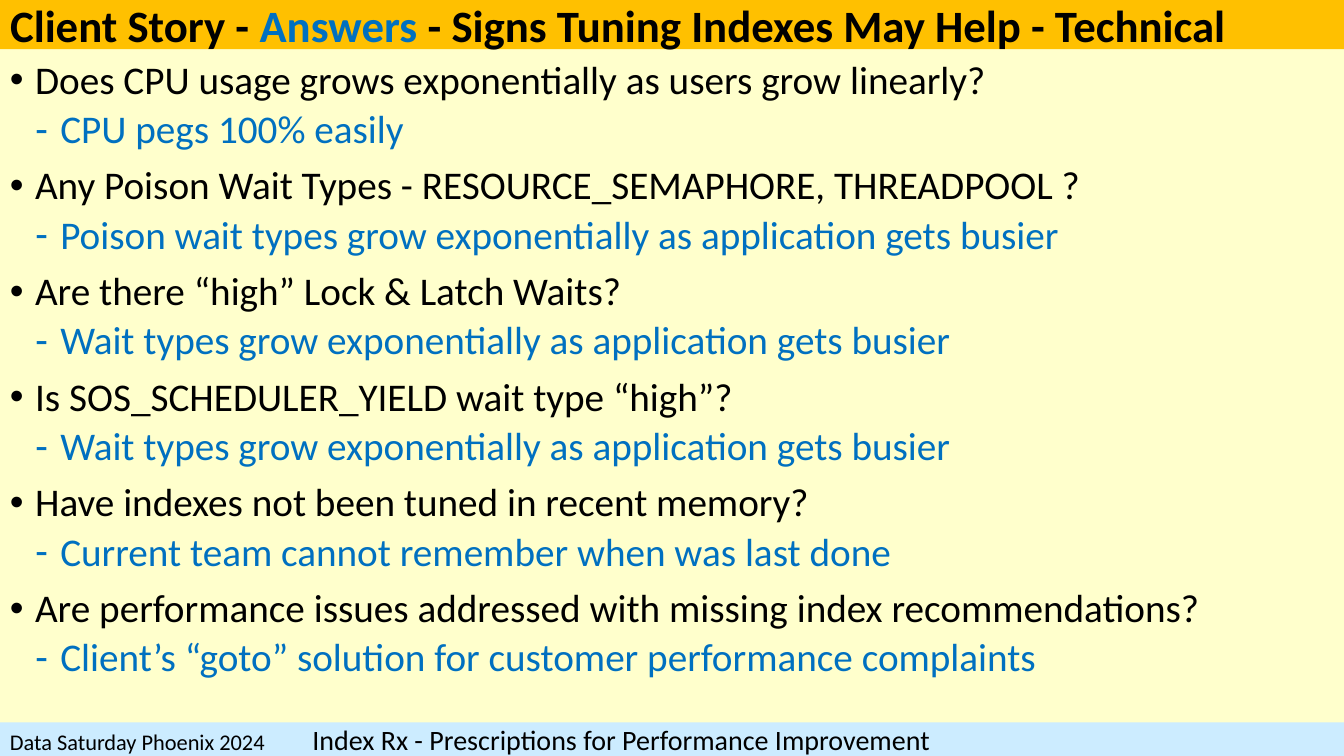
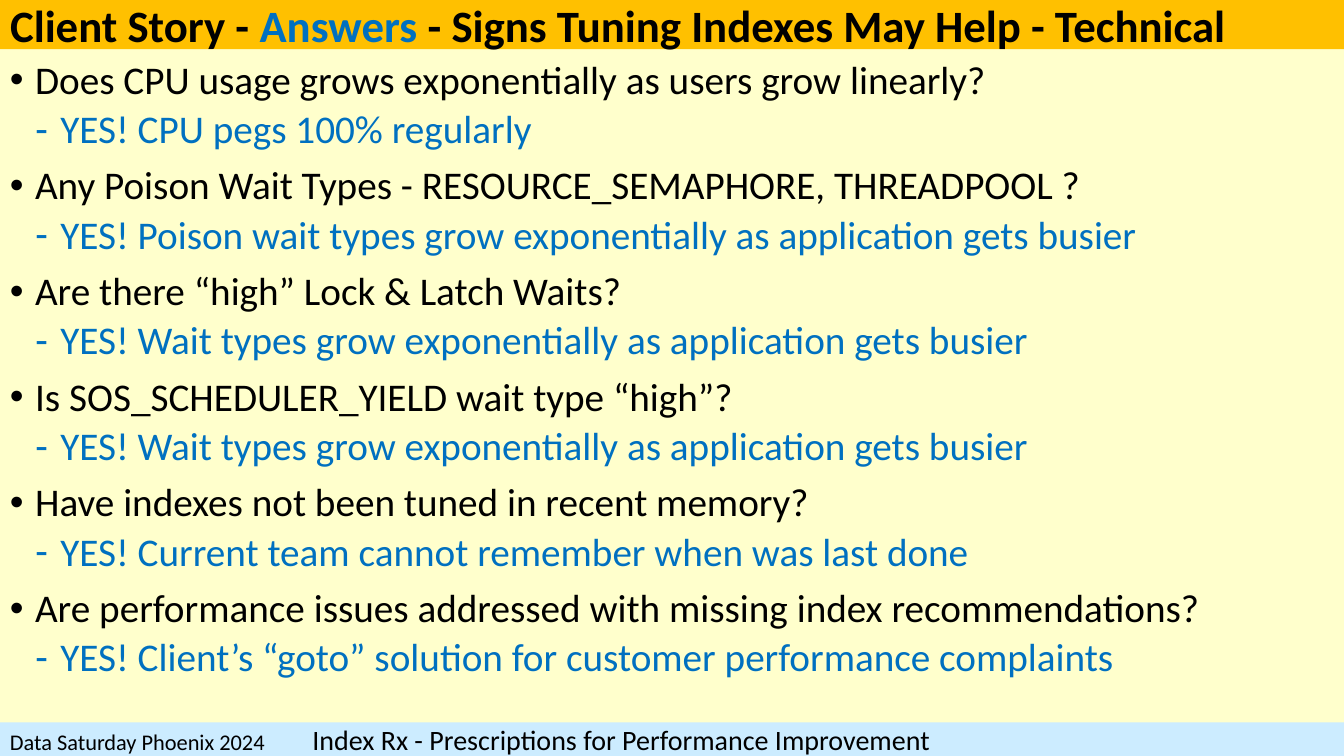
Before and after one commit to SQLXL/SQLXL, a slide deck: slide 9 of SQLXL_Index.pptx (slide 12 before the commit). Drawn at 1344x756 pixels with LibreOffice and Linux fonts; fonts in the diff are those of the drawing. Boxes give left, top, right and bottom in pixels: in the first picture for what was removed or moved away, otherwise in the second. Text is boxed around its words. In the diff, an @@ line names an element or a change of style, - is before the commit and + after.

```diff
--- a/SQLXL_Index.pptx
+++ b/SQLXL_Index.pptx
@@ text at (60,115,532,150): text changed @@
-  ‐ CPU pegs 100% easily
+  ‐ YES! CPU pegs 100% regularly
@@ text at (60,221,1136,256): text changed @@
-  ‐ Poison wait types grow exponentially as application gets busier
+  ‐ YES! Poison wait types grow exponentially as application gets busier
@@ text at (60,326,1027,361): text changed @@
-  ‐ Wait types grow exponentially as application gets busier
+  ‐ YES! Wait types grow exponentially as application gets busier
@@ text at (60,432,1027,467): text changed @@
-  ‐ Wait types grow exponentially as application gets busier
+  ‐ YES! Wait types grow exponentially as application gets busier
@@ text at (60,538,968,567): text changed @@
-  ‐ Current team cannot remember when was last done
+  ‐ YES! Current team cannot remember when was last done
@@ text at (60,643,1113,678): text changed @@
-  ‐ Client’s “goto” solution for customer performance complaints
+  ‐ YES! Client’s “goto” solution for customer performance complaints
```
Also in this commit, not shown: 44 other slides changed, 1 slide added, 10 slides removed, 1 other file.
